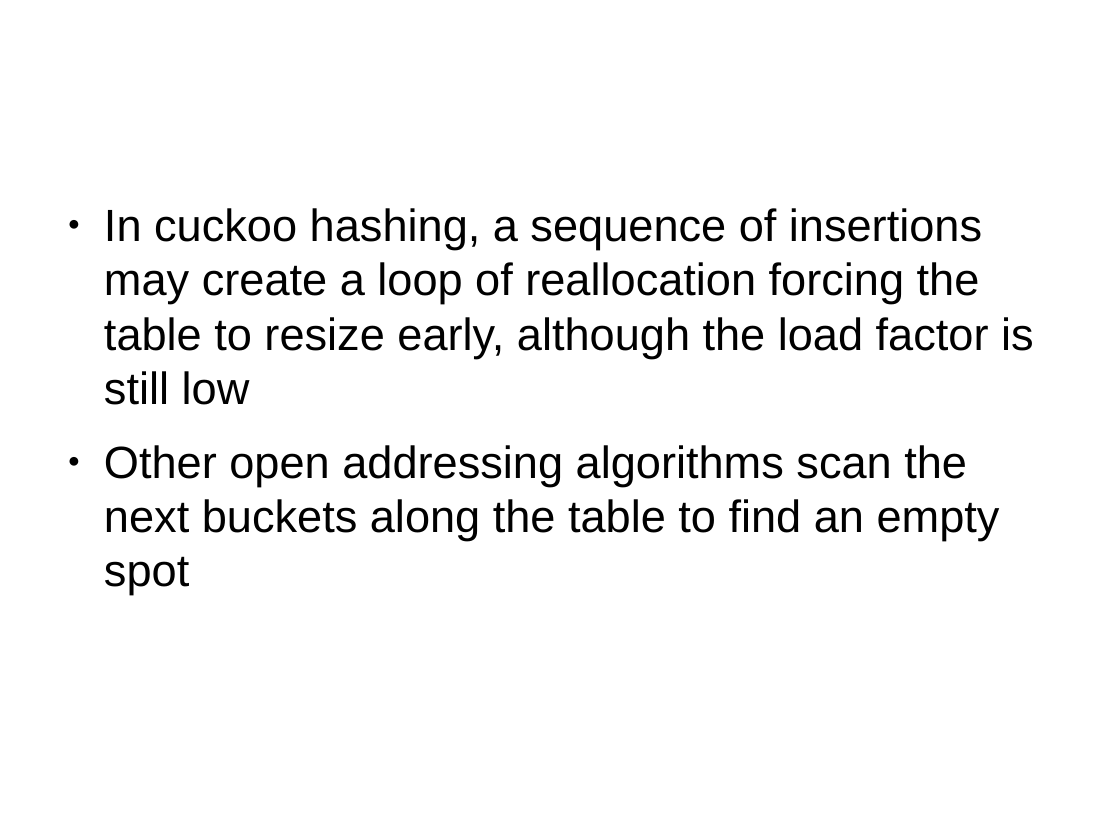
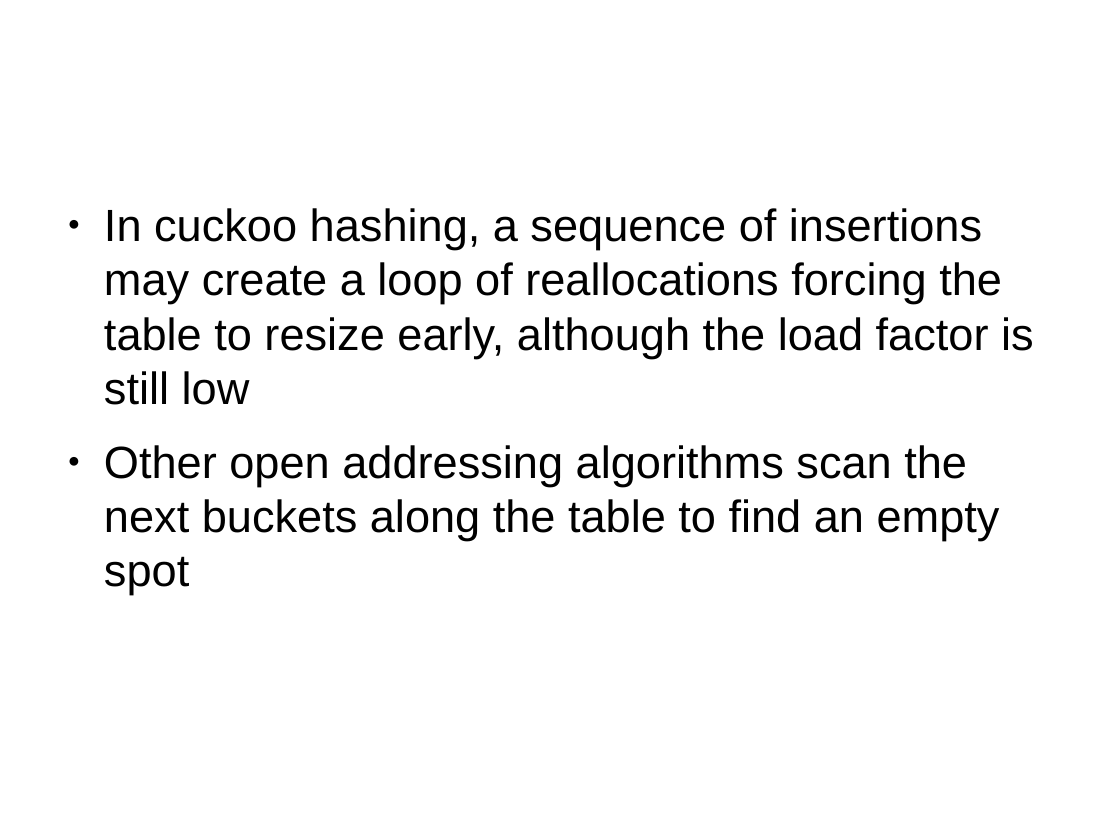
Before and after one commit to mpastyl/my_thesis, a slide deck: slide 75 of presentation.odp (slide 73 before the commit). Drawn at 1120x840 pixels with LibreOffice and Linux fonts; fonts in the diff are those of the drawing. Boxes give left, top, right and bottom in pixels: in the first picture for what was removed or moved away, otherwise in the second. Text is boxed around its words. In the diff, an @@ line names an element or a change of style, - is before the commit and + after.

```diff
--- a/presentation.odp
+++ b/presentation.odp
@@ text at (104,208,1034,405): text changed @@
-● In cuckoo hashing, a sequence of insertions may create a loop of reallocation forcing the table to resize early, although the load factor is still low
+● In cuckoo hashing, a sequence of insertions may create a loop of reallocations forcing the table to resize early, although the load factor is still low
```
Also in this commit, not shown: 7 other slides changed, 4 slides added, 4 other files.
